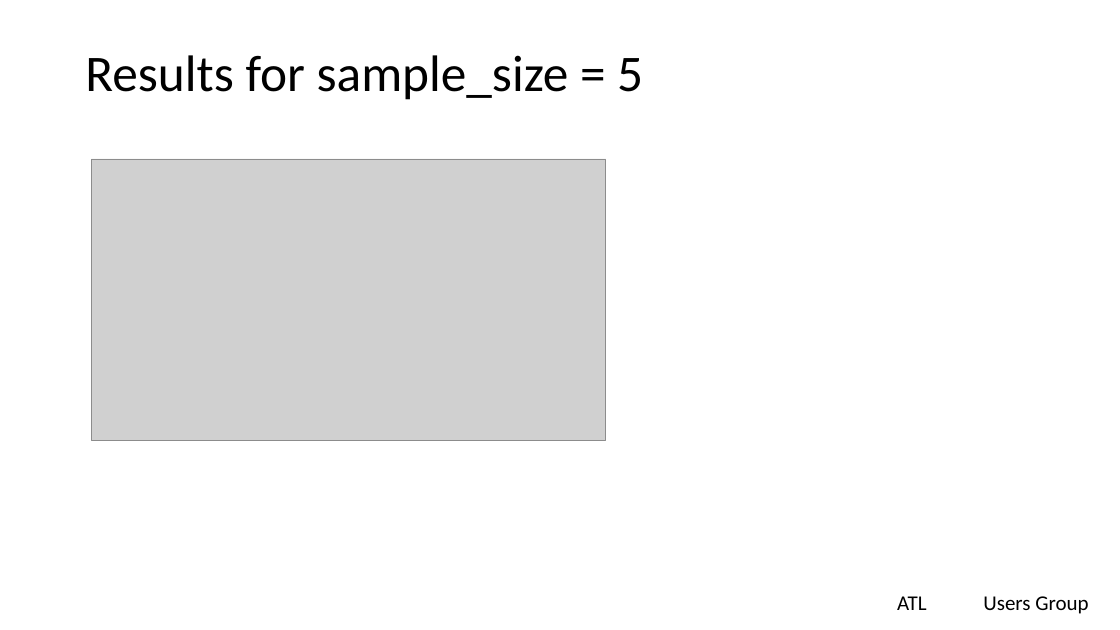
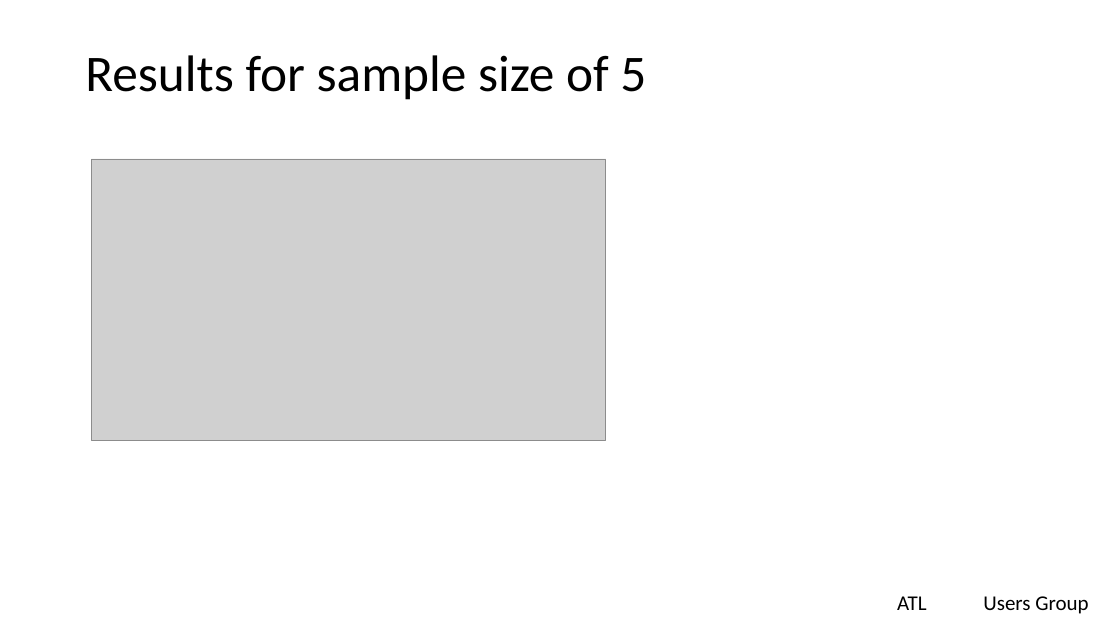
Before and after one commit to lgreski/communications, a slide deck: slide 15 of presentations/debuggingBernoulliTrials.pptx. Drawn at 1120x630 pixels with LibreOffice and Linux fonts; fonts in the diff are those of the drawing; grey boxes stand for pictures; background and template pictures are left out. Boxes give left, top, right and bottom in pixels: in the first picture for what was removed or moved away, otherwise in the second. Text is boxed around its words. In the diff, an @@ line names an element or a change of style, - is before the commit and + after.

```diff
--- a/presentations/debuggingBernoulliTrials.pptx
+++ b/presentations/debuggingBernoulliTrials.pptx
@@ title at box(85, 55, 646, 100): text changed @@
-Results for sample_size = 5
+Results for sample size of 5
```
Also in this commit, not shown: 5 other slides changed, 2 slides added, 1 slide removed, 1 other file.
